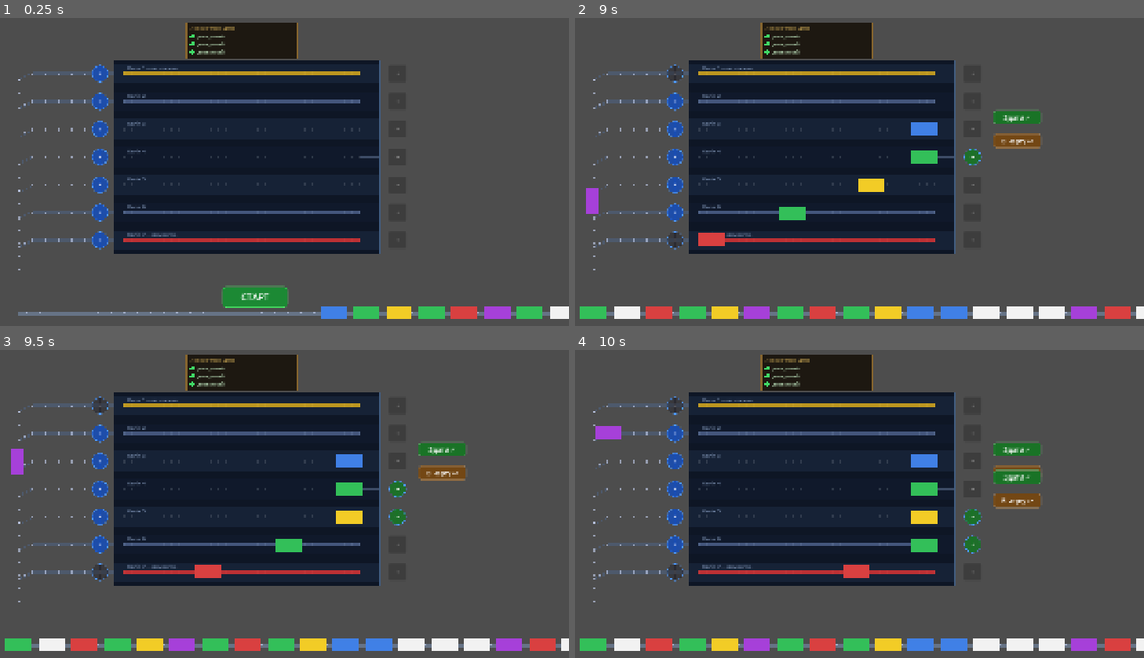
Above: before the commit, frames 1-4 (two rows, left to right).
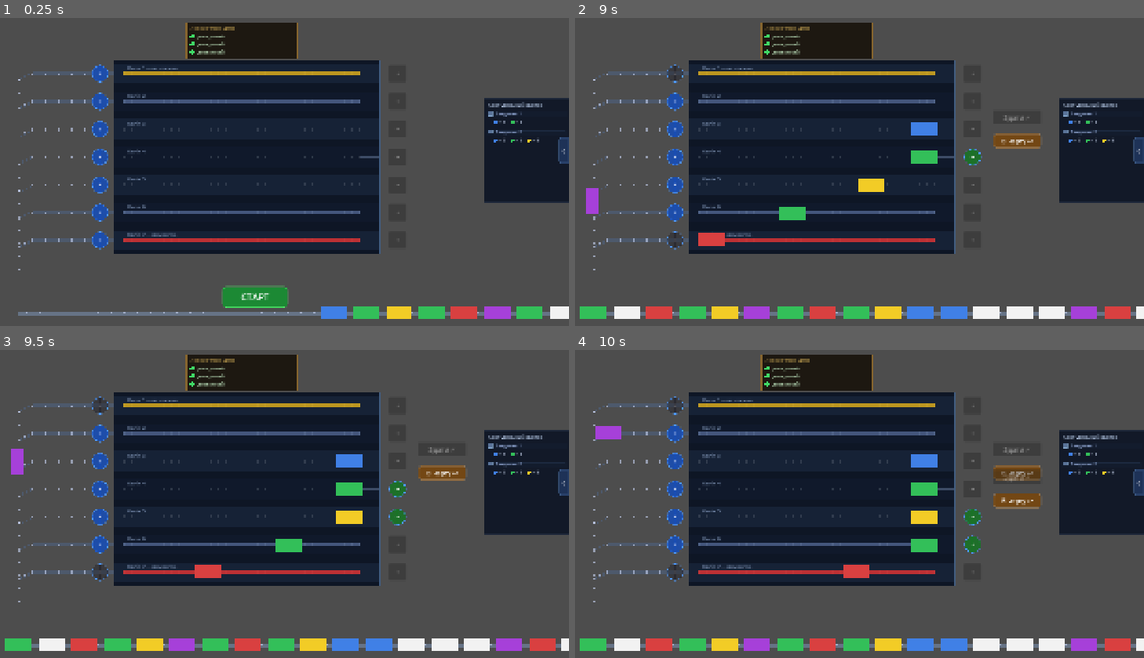
Above: after the commit, the same moments.

Repository: Fenimors99/shunting-game
Game: Godot game, scene res://scenes/GameScreen.tscn
Same seed, same stepped clock (60 frames per second), same inputs: the game is played once before the commit and once after it.
Inputs (mouse positions are in pixels of both pictures, inside the frame that each line leads up to):
- Up to frame 1 (0.25 s): no input
- Up to frame 2 (9 s): click (1138, 150) at 0.5 s, where only the run after the commit has a clickable "❮"; click (1138, 150) at 1.25 s, where only the run after the commit has a clickable "❯"; click "СТАРТ" at 2 s; click "+" at 2.75 s; click "+" at 3.5 s; click "+" at 4.25 s; click "+" at 5 s; click "+" at 5.75 s; click "+" at 6.5 s; click "+" at 7.25 s; click "+" at 8 s; click "→" at 8.75 s
- Up to frame 3 (9.5 s): no input
- Up to frame 4 (10 s): click "→" at 9.5 s

The runs differ from the first frame. In frame 1, 5.0% of the frame differs, in the area x 85-100%, y 25-61%; in frame 2, 5.4%; in frame 3, 5.4%; in frame 4, 5.8%, in the area x 73-100%, y 25-61%.

Commit message:
feat: task list — TaskManager, TaskPanel with slide toggle, color_id, submit validation

Diff:
--- a/scenes/GameScreen.tscn
+++ b/scenes/GameScreen.tscn
@@ -4,6 +4,8 @@
 [ext_resource type="Script" uid="uid://dabqi3bba2q0f" path="res://scripts/Queue.gd" id="1_o75v1"]
 [ext_resource type="Script" uid="uid://dbdlg3ncd13ym" path="res://scripts/Station.gd" id="3_osnef"]
 [ext_resource type="Script" uid="uid://bvyj1bi4hiflw" path="res://scripts/LocoDepot.gd" id="4_depot"]
+[ext_resource type="Script" uid="uid://task_manager_1" path="res://scripts/TaskManager.gd" id="5_taskmgr"]
+[ext_resource type="Script" uid="uid://task_panel_1" path="res://scripts/TaskPanel.gd" id="6_taskpanel"]
 
 [node name="GameScreen" type="Node2D" unique_id=184605156]
 script = ExtResource("1_gj13t")
@@ -17,3 +19,11 @@
 [node name="LocoDepot" type="Node2D" parent="." unique_id=513798455]
 position = Vector2(750, 148)
 script = ExtResource("4_depot")
+
+[node name="TaskManager" type="Node" parent="." unique_id=621047832]
+script = ExtResource("5_taskmgr")
+
+[node name="TaskPanel" type="Node2D" parent="." unique_id=721047833]
+script = ExtResource("6_taskpanel")
+
+[node name="TaskToggleButton" type="Button" parent="." unique_id=821047834]
--- a/scripts/GameScreen.gd
+++ b/scripts/GameScreen.gd
@@ -1,8 +1,11 @@
 extends Node2D
 
-@onready var queue:      WagonQueue = $Queue
-@onready var station:    Node2D    = $Station
-@onready var loco_depot: LocoDepot = $LocoDepot
+@onready var queue:        WagonQueue  = $Queue
+@onready var station:      Node2D      = $Station
+@onready var loco_depot:   LocoDepot   = $LocoDepot
+@onready var task_manager:       TaskManager = $TaskManager
+@onready var task_panel:         TaskPanel   = $TaskPanel
+@onready var task_toggle_button: Button      = $TaskToggleButton
 
 func _ready() -> void:
 	queue.position.y = Layout.QUEUE_Y
@@ -13,6 +16,14 @@
 	station.track_exit_tapped.connect(_on_track_exit_tapped)
 	station.track_exit_choice.connect(_on_track_exit_choice)
 	loco_depot.availability_changed.connect(station.set_loco_available)
+	station.set_task_manager(task_manager)
+	var vp := get_viewport_rect().size
+	task_toggle_button.position = Vector2(
+		vp.x - TaskPanel.TOGGLE_W,
+		(vp.y - TaskPanel.TOGGLE_H) / 2.0
+	)
+	task_panel.init(task_manager, task_toggle_button)
+	task_manager.task_completed.connect(func(_i): station.refresh_all_exit_buttons())
 	_create_start_button()
 
 func _create_start_button() -> void:
@@ -138,6 +149,7 @@
 		return
 	var wagons: Array = station.pop_all_wagons(track_index)
 	if submit:
+		task_manager.submit(wagons)
 		_animate_exit(wagons, Layout.EXIT_SUBMIT_POS)
 	else:
 		_return_to_queue(wagons)
--- a/scripts/Queue.gd
+++ b/scripts/Queue.gd
@@ -61,7 +61,7 @@
 		w.wagon_type = Wagon.WagonType.CARGO
 	else:
 		w.wagon_type = Wagon.WagonType.NORMAL
-		w._normal_color = Wagon.NORMAL_COLORS[randi() % Wagon.NORMAL_COLORS.size()]
+		w.color_id = randi() % Wagon.NORMAL_COLORS.size() as Wagon.WagonColorId
 	var spawn_x: float = Layout.QUEUE_START_X if _wagons.is_empty() \
 		else _wagons.back().position.x + Layout.WAGON_GAP
 	w.position = Vector2(spawn_x, 0.0)
--- a/scripts/Station.gd
+++ b/scripts/Station.gd
@@ -16,16 +16,20 @@
 var _entry_buttons: Array = []     # Array[Button]
 var _exit_buttons: Array = []      # Array[Button]
 var _choice_containers: Array = [] # Array[Node2D], для колій 2-6
+var _submit_buttons:    Array = [] # Array[Button], кнопка "Здати ✓" для кожної колії 2-6
 var _filter_active: bool = false
 var _filter_type: Wagon.WagonType = Wagon.WagonType.NORMAL
 var _loco_available: bool = true
+var _task_manager: TaskManager = null
 
 func _ready() -> void:
 	_track_wagons.resize(Layout.TRACK_COUNT)
 	_track_reserved.resize(Layout.TRACK_COUNT)
+	_submit_buttons.resize(Layout.TRACK_COUNT)
 	for i in Layout.TRACK_COUNT:
 		_track_wagons[i] = []
 		_track_reserved[i] = 0
+		_submit_buttons[i] = null
 	_create_entry_buttons()
 	_create_exit_buttons()
 	_create_choice_containers()
@@ -265,6 +269,13 @@
 		add_child(btn)
 		_exit_buttons.append(btn)
 
+func set_task_manager(tm: TaskManager) -> void:
+	_task_manager = tm
+
+func refresh_all_exit_buttons() -> void:
+	for i in range(1, Layout.TRACK_COUNT + 1):
+		_refresh_exit_button(i)
+
 func set_loco_available(available: bool) -> void:
 	_loco_available = available
 	for i in range(1, Layout.TRACK_COUNT + 1):
@@ -273,8 +284,7 @@
 func _refresh_exit_button(track_index: int) -> void:
 	var parked: int = get_wagon_count(track_index)
 	var in_transit: bool = _track_reserved[track_index - 1] > parked
-	_exit_buttons[track_index - 1].disabled = \
-		parked == 0 or in_transit or not _loco_available
+	_exit_buttons[track_index - 1].disabled = parked == 0 or in_transit or not _loco_available
 
 func _on_exit_pressed(track_index: int) -> void:
 	if track_index == 1 or track_index == 7:
@@ -300,6 +310,7 @@
 		var btn_s := _make_choice_btn("Здати ✓", Color(0.1, 0.45, 0.15))
 		btn_s.position = Vector2(bx, y - 58)   # вище колії
 		container.add_child(btn_s)
+		_submit_buttons[i - 1] = btn_s
 
 		var btn_q := _make_choice_btn("В чергу ↩", Color(0.45, 0.28, 0.08))
 		btn_q.position = Vector2(bx, y + 14)   # нижче колії
@@ -312,6 +323,10 @@
 func _show_choice(track_index: int) -> void:
 	_choice_containers[track_index - 1].visible = true
 	_exit_buttons[track_index - 1].disabled = true
+	# "Здати ✓" доступна тільки якщо вагони точно закривають одне завдання
+	var btn_s: Button = _submit_buttons[track_index - 1]
+	if btn_s != null and _task_manager != null:
+		btn_s.disabled = not _task_manager.can_submit(_track_wagons[track_index - 1])
 
 func _on_choice(track_index: int, submit: bool) -> void:
 	_choice_containers[track_index - 1].visible = false
--- /dev/null
+++ b/scripts/TaskManager.gd
@@ -0,0 +1,49 @@
+extends Node
+class_name TaskManager
+
+signal task_completed(index: int)
+signal all_tasks_completed()
+
+# Кожне завдання — словник { WagonColorId: кількість }
+const TASKS: Array = [
+	{ Wagon.WagonColorId.BLUE: 4, Wagon.WagonColorId.GREEN: 1 },
+	{ Wagon.WagonColorId.BLUE: 2, Wagon.WagonColorId.GREEN: 3, Wagon.WagonColorId.YELLOW: 1 },
+]
+
+var _completed: Array[bool] = []
+
+func _ready() -> void:
+	_completed.resize(TASKS.size())
+	_completed.fill(false)
+
+# Чи можна здати саме ці вагони (точна відповідність одному незакритому завданню)
+func can_submit(wagons: Array) -> bool:
+	var actual := _count_colors(wagons)
+	for i in TASKS.size():
+		if not _completed[i] and actual == TASKS[i]:
+			return true
+	return false
+
+# Позначає відповідне завдання виконаним. Повертає індекс або -1.
+func submit(wagons: Array) -> int:
+	var actual := _count_colors(wagons)
+	for i in TASKS.size():
+		if not _completed[i] and actual == TASKS[i]:
+			_completed[i] = true
+			task_completed.emit(i)
+			if _completed.all(func(v): return v):
+				all_tasks_completed.emit()
+			return i
+	return -1
+
+func is_completed(index: int) -> bool:
+	return _completed[index]
+
+func _count_colors(wagons: Array) -> Dictionary:
+	var counts := {}
+	for w in wagons:
+		if w.wagon_type != Wagon.WagonType.NORMAL:
+			continue
+		var c: int = w.color_id
+		counts[c] = counts.get(c, 0) + 1
+	return counts
--- /dev/null
+++ b/scripts/TaskPanel.gd
@@ -0,0 +1,125 @@
+extends Node2D
+class_name TaskPanel
+
+const PANEL_W  := 260.0
+const PANEL_H  := 320.0
+const TOGGLE_W := 32.0
+const TOGGLE_H := 80.0
+
+var _task_manager: TaskManager
+var _toggle_btn:   Button
+var _open     := true
+var _tweening := false
+
+var _pos_open:   float
+var _pos_closed: float
+
+func _ready() -> void:
+	var vp := get_viewport_rect().size
+	_pos_open   = vp.x - PANEL_W
+	_pos_closed = vp.x
+	position.x  = _pos_open
+	position.y  = (vp.y - PANEL_H) / 2.0
+
+# Викликається з GameScreen після того як вузли готові.
+# tm    — менеджер завдань
+# btn   — кнопка-тоггл, оголошена в сцені як сиблінг (не дочірній вузол панелі)
+func init(tm: TaskManager, btn: Button) -> void:
+	_task_manager = tm
+	_toggle_btn   = btn
+	_task_manager.task_completed.connect(func(_i): queue_redraw())
+	_apply_toggle_style()
+	_toggle_btn.pressed.connect(_toggle)
+	queue_redraw()
+
+func _draw() -> void:
+	if _task_manager == null:
+		return
+
+	var font := ThemeDB.fallback_font
+
+	# Фон панелі
+	draw_rect(Rect2(0, 0, PANEL_W, PANEL_H), Color(0.06, 0.09, 0.15, 0.96))
+	draw_rect(Rect2(0, 0, PANEL_W, PANEL_H), Color(0.30, 0.45, 0.65, 0.8), false, 2.0)
+	draw_rect(Rect2(2, 2, PANEL_W - 4, PANEL_H - 4), Color(0.50, 0.65, 0.85, 0.10), false, 1.0)
+
+	# Заголовок
+	draw_string(font, Vector2(14, 26),
+		"Сортувальний листок",
+		HORIZONTAL_ALIGNMENT_LEFT, -1, 15,
+		Color(0.80, 0.88, 1.00, 0.95))
+	draw_line(Vector2(10, 34), Vector2(PANEL_W - 10, 34), Color(0.30, 0.45, 0.65, 0.5), 1.0)
+
+	# Завдання
+	var y := 52.0
+	for i in TaskManager.TASKS.size():
+		var done: bool = _task_manager.is_completed(i)
+
+		var row_color := Color(0.12, 0.22, 0.12, 0.6) if done else Color(0.08, 0.12, 0.20, 0.5)
+		draw_rect(Rect2(8, y - 14, PANEL_W - 16, 18), row_color)
+
+		var box_col := Color(0.20, 0.75, 0.35) if done else Color(0.35, 0.45, 0.60)
+		draw_rect(Rect2(14, y - 11, 13, 13), box_col)
+		draw_rect(Rect2(14, y - 11, 13, 13), Color(0.60, 0.75, 0.90, 0.6), false, 1.0)
+		if done:
+			draw_string(font, Vector2(15, y), "✓",
+				HORIZONTAL_ALIGNMENT_LEFT, -1, 12, Color(0.05, 0.05, 0.05))
+
+		var num_col := Color(0.55, 0.75, 0.55) if done else Color(0.70, 0.80, 1.00)
+		draw_string(font, Vector2(34, y),
+			"Завдання %d" % (i + 1),
+			HORIZONTAL_ALIGNMENT_LEFT, -1, 14, num_col)
+
+		y += 26.0
+
+		var req: Dictionary = TaskManager.TASKS[i]
+		var rx := 28.0
+		for color_id in req:
+			var count: int = req[color_id]
+			var dot_col: Color = Wagon.NORMAL_COLORS[color_id]
+			if done:
+				dot_col = dot_col.darkened(0.4)
+			draw_circle(Vector2(rx + 6, y - 5), 6, dot_col)
+			draw_string(font, Vector2(rx + 16, y),
+				"× %d" % count,
+				HORIZONTAL_ALIGNMENT_LEFT, -1, 13,
+				Color(0.85, 0.90, 1.00, 0.85) if not done else Color(0.50, 0.60, 0.50))
+			rx += 52.0
+
+		y += 22.0
+
+		if i < TaskManager.TASKS.size() - 1:
+			draw_line(Vector2(10, y), Vector2(PANEL_W - 10, y),
+				Color(0.25, 0.35, 0.50, 0.4), 1.0)
+			y += 8.0
+
+func _apply_toggle_style() -> void:
+	_toggle_btn.custom_minimum_size = Vector2(TOGGLE_W, TOGGLE_H)
+	_toggle_btn.text = "❮"
+
+	var s := StyleBoxFlat.new()
+	s.bg_color    = Color(0.12, 0.20, 0.35, 0.95)
+	s.border_color = Color(0.30, 0.45, 0.65, 0.8)
+	s.set_border_width_all(2)
+	s.corner_radius_top_left    = 8
+	s.corner_radius_bottom_left = 8
+	_toggle_btn.add_theme_stylebox_override("normal", s)
+
+	var sh := s.duplicate()
+	sh.bg_color = Color(0.18, 0.30, 0.50, 0.95)
+	_toggle_btn.add_theme_stylebox_override("hover", sh)
+	_toggle_btn.add_theme_color_override("font_color", Color.WHITE)
+	_toggle_btn.add_theme_font_size_override("font_size", 14)
+
+func _toggle() -> void:
+	if _tweening:
+		return
+	_tweening = true
+	_open = not _open
+	_toggle_btn.text = "❯" if not _open else "❮"
+
+	var target_x := _pos_open if _open else _pos_closed
+	var tween := create_tween()
+	tween.set_trans(Tween.TRANS_CUBIC).set_ease(Tween.EASE_OUT)
+	tween.tween_property(self, "position:x", target_x, 0.3)
+	tween.tween_callback(func(): _tweening = false)
--- a/scripts/Wagon.gd
+++ b/scripts/Wagon.gd
@@ -1,14 +1,15 @@
 extends Node2D
 class_name Wagon
 
-enum State    { IDLE, BLOCKED }
-enum WagonType { NORMAL, BROKEN, CARGO }
+enum State      { IDLE, BLOCKED }
+enum WagonType  { NORMAL, BROKEN, CARGO }
+enum WagonColorId { BLUE, GREEN, YELLOW, PURPLE }
 
 const NORMAL_COLORS := [
-	Color(0.25, 0.50, 0.90),  # blue
-	Color(0.20, 0.75, 0.35),  # green
-	Color(0.95, 0.80, 0.15),  # yellow
-	Color(0.65, 0.25, 0.85),  # purple
+	Color(0.25, 0.50, 0.90),  # BLUE
+	Color(0.20, 0.75, 0.35),  # GREEN
+	Color(0.95, 0.80, 0.15),  # YELLOW
+	Color(0.65, 0.25, 0.85),  # PURPLE
 ]
 
 # Розміри вагона (можна підправити, якщо вони завеликі чи замалі)
@@ -16,7 +17,7 @@
 const WAGON_HEIGHT = 40.0
 
 @export var wagon_type: WagonType = WagonType.NORMAL
-var _normal_color: Color = NORMAL_COLORS[0]
+var color_id: WagonColorId = WagonColorId.BLUE
 
 var state: State = State.IDLE
 
@@ -73,7 +74,7 @@
 	match wagon_type:
 		WagonType.BROKEN: _body.color = Color(0.85, 0.25, 0.25)
 		WagonType.CARGO:  _body.color = Color(0.95, 0.95, 0.95)
-		_:                _body.color = _normal_color
+		_:                _body.color = NORMAL_COLORS[color_id]
 	match state:
 		State.IDLE:
 			_shadow.visible = false
